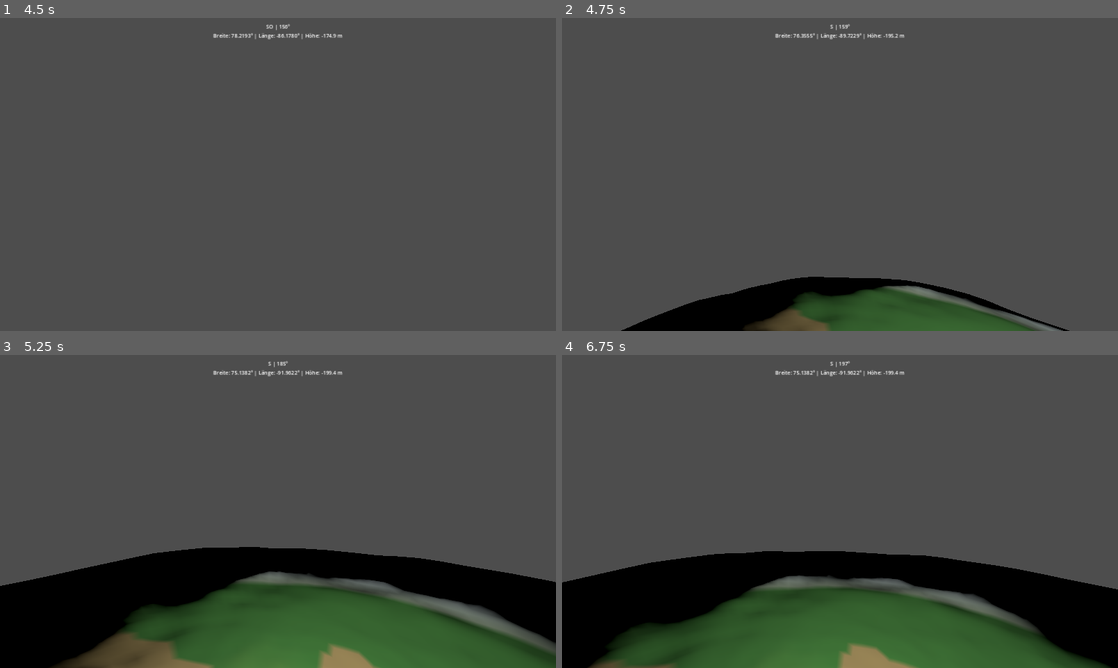
Above: before the commit, frames 1-4 (two rows, left to right).
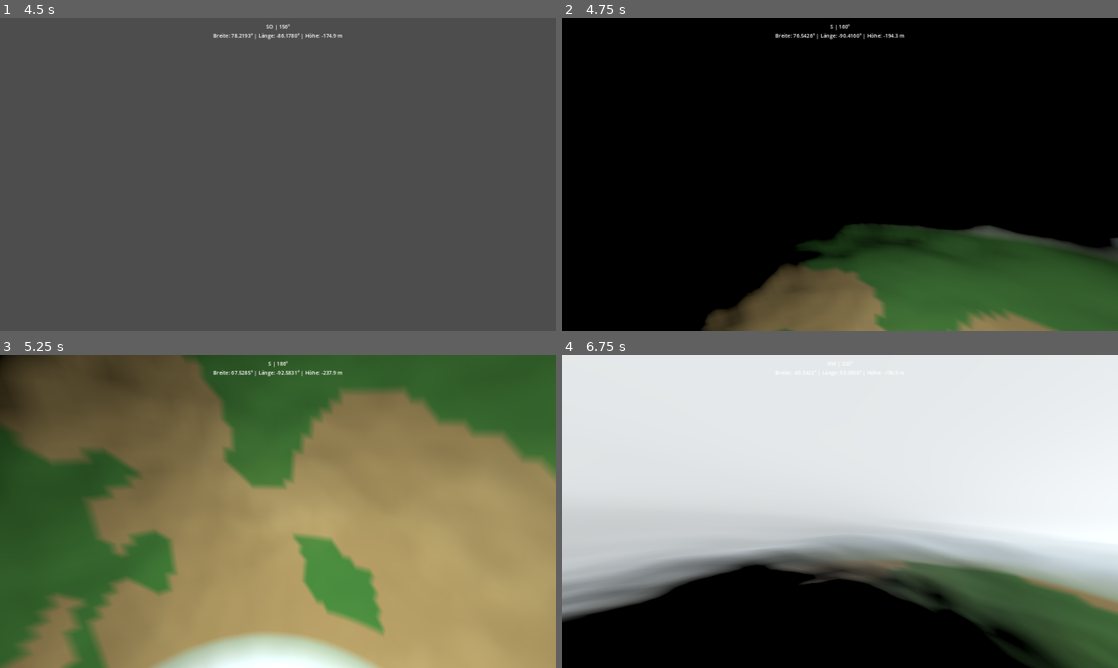
Above: after the commit, the same moments.

Repository: JojoCabana/The-Norloland
Game: Godot game, scene res://main.tscn
The game is run twice, just before and just after one commit, with the same random seed, the same clock (stepped at 60 frames per second) and the same inputs.
Inputs (mouse positions are in pixels of both pictures, inside the frame that each line leads up to):
- Up to frame 1 (4.5 s): tap Enter at 0.5 s; move the mouse to (305, 174) at 0.52 s; hold W from 0.53 s (still down); tap Space at 0.77, 1.52, 3.02, 3.77 s; move the mouse to (250, 174) at 1.27 s; move the mouse to (289, 168) at 2.02 s; move the mouse to (272, 180) at 2.77 s; move the mouse to (316, 177) at 3.52 s; move the mouse to (233, 171) at 4.27 s
- Up to frame 2 (4.75 s): keep holding W; tap Space at 4.52 s
- Up to frame 3 (5.25 s): keep holding W; move the mouse to (283, 511) at 5.02 s
- Up to frame 4 (6.75 s): move the mouse to (817, 505) at 5.77 s; release W at 5.78 s; hold D 5.78-6.53 s; tap Space at 6.02 s; move the mouse to (867, 511) at 6.52 s; hold W from 6.53 s (still down)

Frame 1 is identical in both runs. In frame 2, 97% of the frame differs, in the area x 0-100%, y 0-100%; in frame 3, 99%; in frame 4, 95%.

Commit message:
Set mini planet below 128m diameter and synchronize spawn and compass

Diff:
--- a/MiniPlanetDemo/planet.gd
+++ b/MiniPlanetDemo/planet.gd
@@ -1,6 +1,6 @@
 extends StaticBody3D
 ## First milestone: walkable smooth planet. Mesh is NOT YET editable voxel terrain.
-const RADIUS := 50.0
+const RADIUS := 60.0
 const LAT_SEGMENTS := 96
 const LON_SEGMENTS := 192
 
